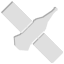
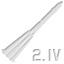
The second 64x64 image is a revision of the first. Changes to its layers:
hid "TKS" over [1, 1, 63, 63]
added layer "2.1v" in group "USSR" over [32, 49, 61, 61]
showed "Molniya" over [1, 1, 63, 63]
